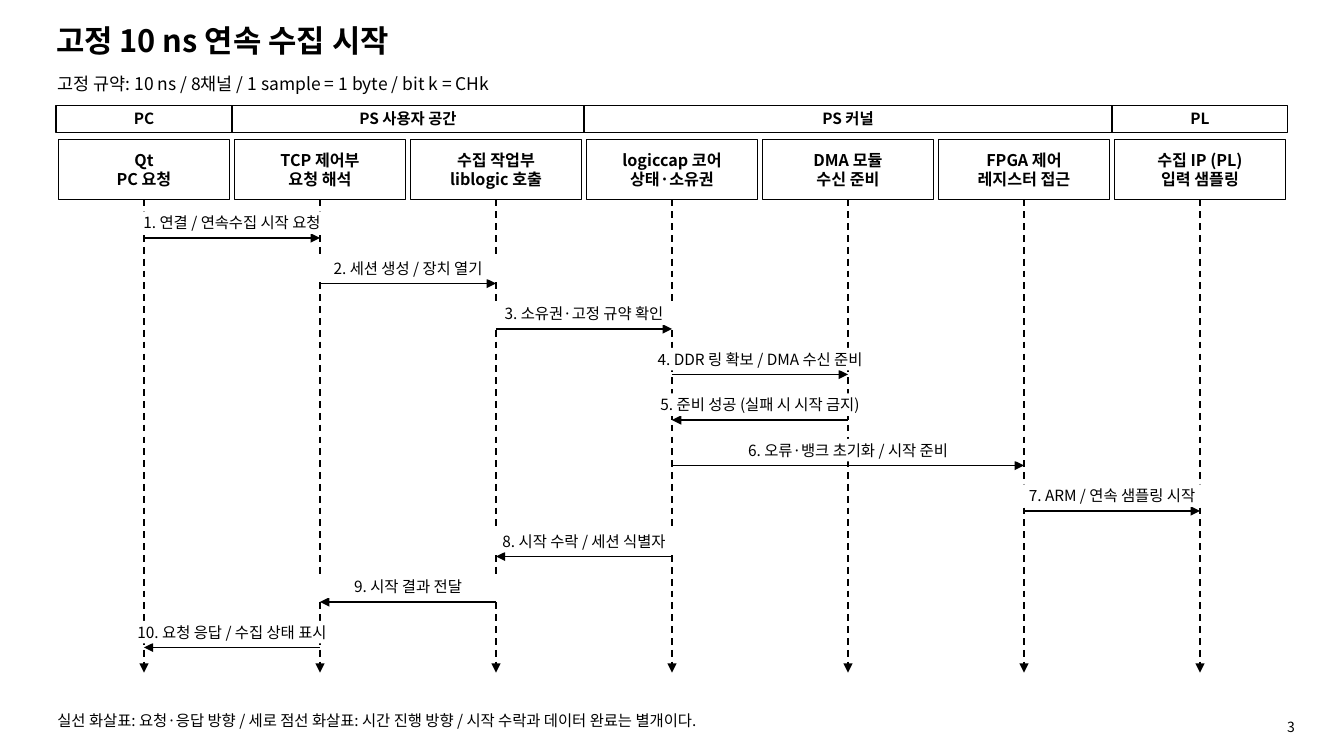
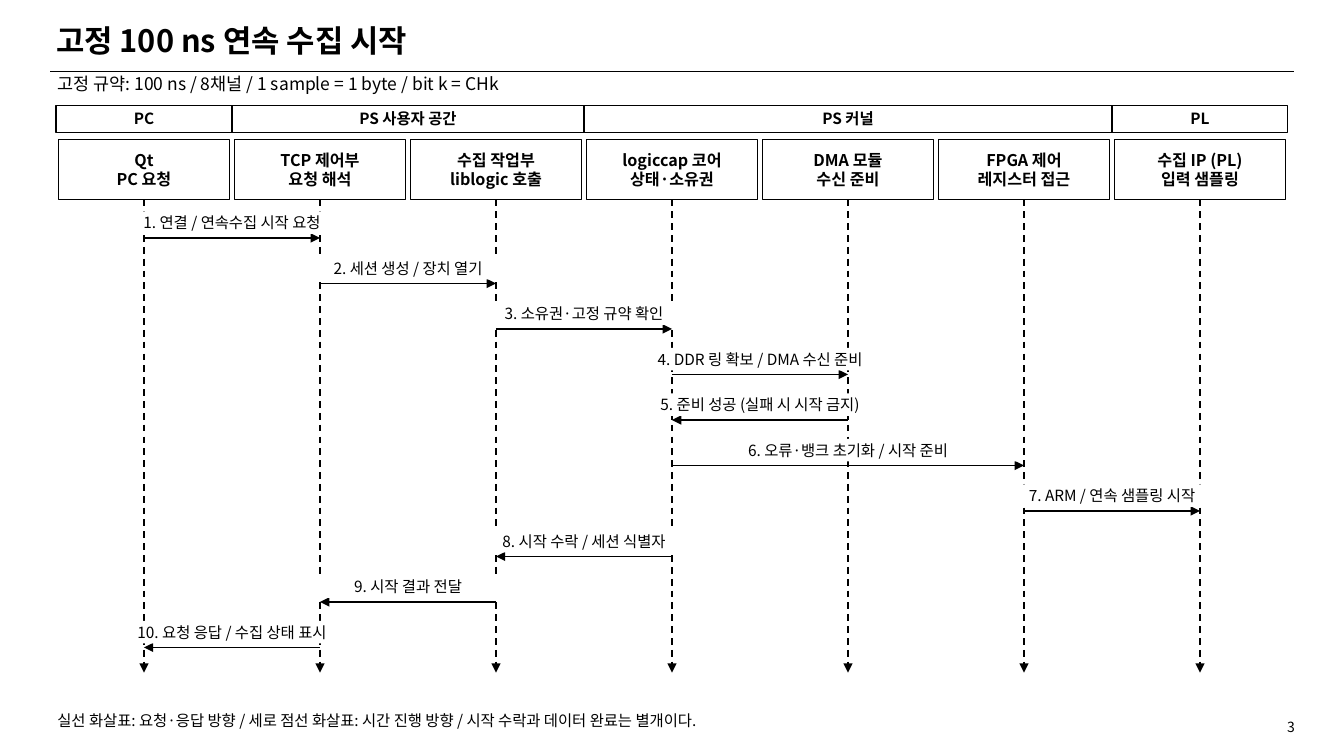
Before and after one commit to shinyuji/lucky_kernel, a slide deck: slide 5 of docs/FPGA_Linux_Qt_Sequence_Diagram.pptx (slide 3 before the commit). Drawn at 1344x756 pixels with LibreOffice and Linux fonts; fonts in the diff are those of the drawing. Boxes give left, top, right and bottom in pixels: in the first picture for what was removed or moved away, otherwise in the second. Text is boxed around its words. In the diff, an @@ line names an element or a change of style, - is before the commit and + after.

```diff
--- a/docs/FPGA_Linux_Qt_Sequence_Diagram.pptx
+++ b/docs/FPGA_Linux_Qt_Sequence_Diagram.pptx
@@ text at bbox=[56, 26, 407, 55]: text changed @@
-고정 10 ns 연속 수집 시작
+고정 100 ns 연속 수집 시작
@@ line added from (50, 71) to (1294, 71), #000000 0.9 pt @@
@@ text at bbox=[57, 75, 498, 94]: text changed @@
-고정 규약: 10 ns / 8채널 / 1 sample = 1 byte / bit k = CHk
+고정 규약: 100 ns / 8채널 / 1 sample = 1 byte / bit k = CHk
```
Also in this commit, not shown: 6 other slides changed, 2 slides added, 2 other files.
